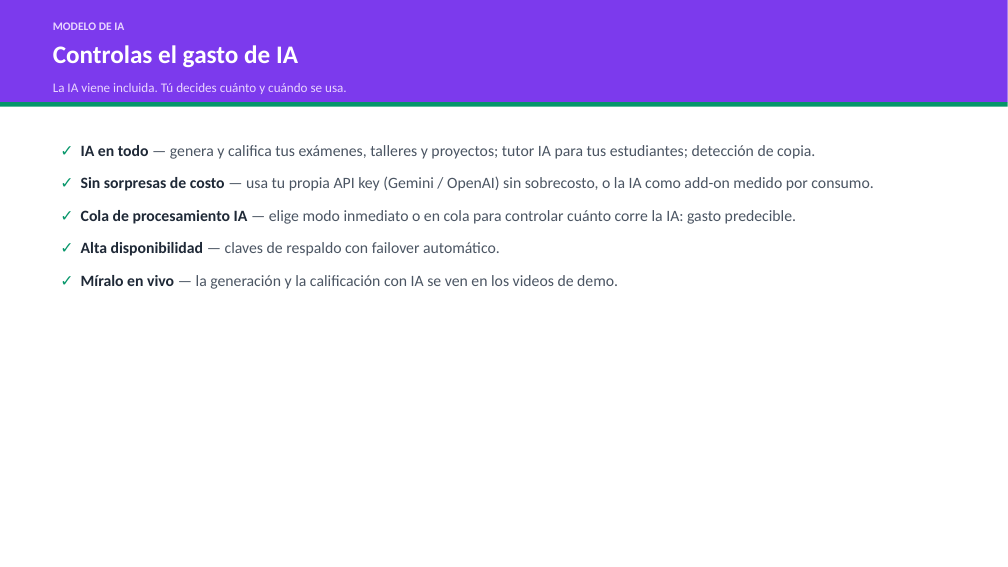
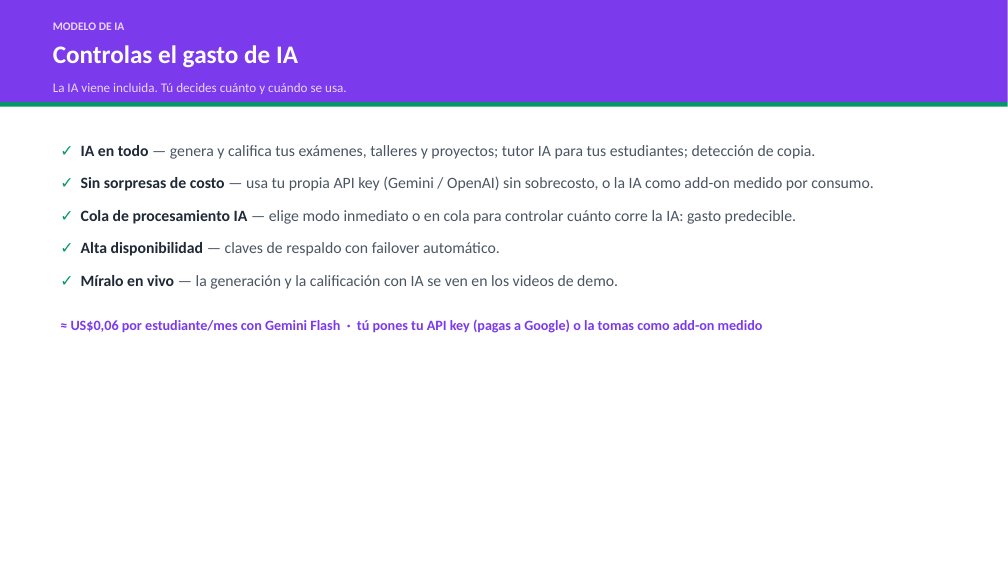
Before and after one commit to AndresDFX/examlab, a slide deck: slide 6 of docs/demos/presentacion/ExamLab-Presentacion-Independientes.pptx. Drawn at 1008x567 pixels with LibreOffice and Linux fonts; fonts in the diff are those of the drawing. Boxes give left, top, right and bottom in pixels: in the first picture for what was removed or moved away, otherwise in the second. Text is boxed around its words. In the diff, an @@ line names an element or a change of style, - is before the commit and + after.

```diff
--- a/docs/demos/presentacion/ExamLab-Presentacion-Independientes.pptx
+++ b/docs/demos/presentacion/ExamLab-Presentacion-Independientes.pptx
@@ text at <box>71,320,763,333</box>: paragraph added @@
+≈ US$0,06 por estudiante/mes con Gemini Flash · tú pones tu API key (pagas a Google) o la tomas como add-on medido
```
Also in this commit, not shown: 6 other files.
